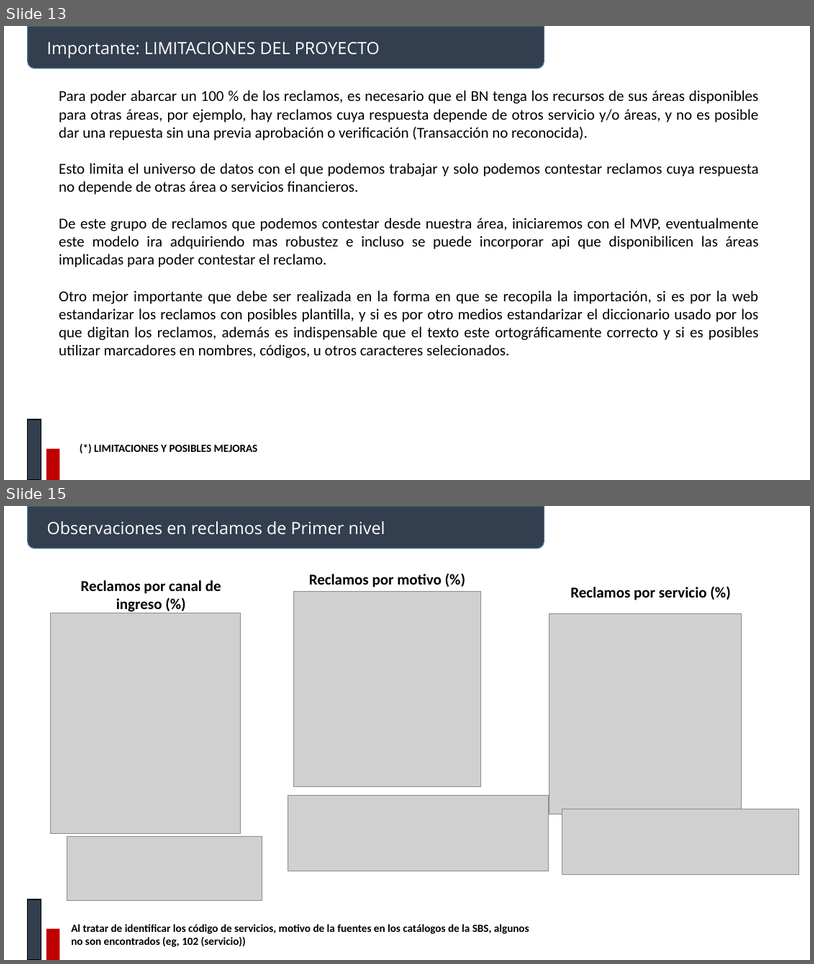
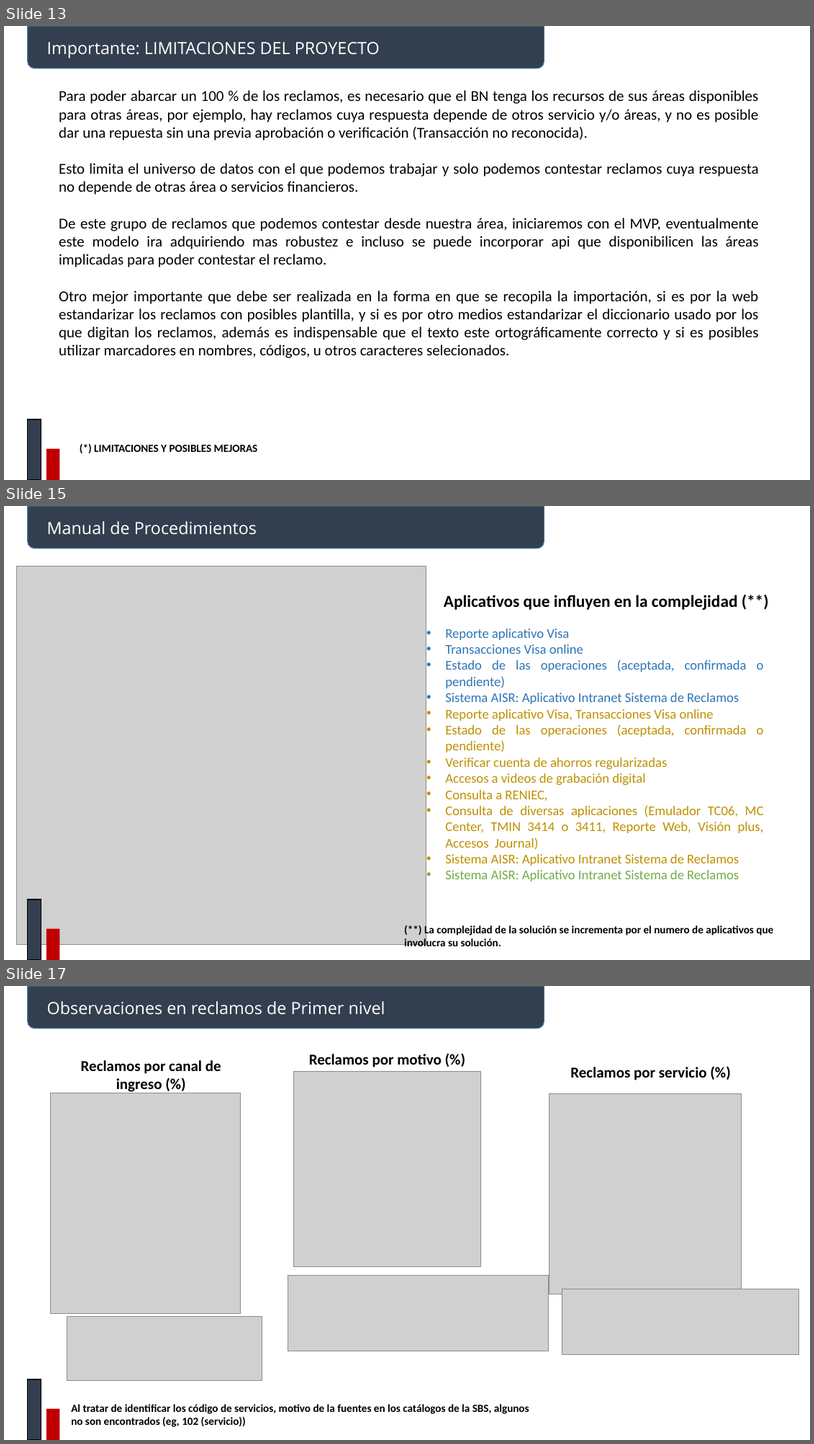
Before and after one commit to johnkbarrera/R2D2, a slide deck: BancoNacion/documentos/Reclamos.pptx. Shown one above the other, each under a label of ours: slides 13 and 15 before the commit, slides 13, 15 and 17 after it; the slides between them are not shown. The pictures are 814x964 and 814x1444 pixels, drawn with LibreOffice and Linux fonts; fonts in the diff are those of the drawing; grey boxes stand for pictures. Boxes give left, top, right and bottom in pixels: in the first picture for what was removed or moved away, otherwise in the second. Text is boxed around its words. In the diff, an @@ line names an element or a change of style, - is before the commit and + after.

Commit message:
Reclamos 03 22

```diff
--- a/BancoNacion/documentos/Reclamos.pptx
+++ b/BancoNacion/documentos/Reclamos.pptx
@@ slide 15 added at bbox=[4, 506, 810, 960], background #FFFFFF @@
@@ round same rect added at bbox=[28, 506, 544, 548], fill #333F50, outline #43739E 1 pt @@
@@ text added at bbox=[47, 521, 257, 535], 20 pt, text #FFFFFF @@
+Manual de Procedimientos
@@ picture added at bbox=[17, 566, 426, 944] @@
@@ text added at bbox=[444, 595, 738, 610], 20 pt, text #000000, bold @@
+Aplicativos que influyen en la complejidad (**)
@@ text added at bbox=[445, 628, 764, 881], 16 pt, text #BF9000 @@
+• Reporte aplicativo Visa
+• Transacciones Visa online
+• Estado de las operaciones (aceptada, confirmada o pendiente)
+• Sistema AISR: Aplicativo Intranet Sistema de Reclamos
+• Reporte aplicativo Visa, Transacciones Visa online
+• Estado de las operaciones (aceptada, confirmada o pendiente)
+• Verificar cuenta de ahorros regularizadas
+• Accesos a videos de grabación digital
+• Consulta a RENIEC,
+• Consulta de diversas aplicaciones (Emulador TC06, MC Center, TMIN 3414 o 3411, Reporte Web, Visión plus, Accesos Journal)
+• Sistema AISR: Aplicativo Intranet Sistema de Reclamos
+• Sistema AISR: Aplicativo Intranet Sistema de Reclamos
@@ rectangle added at bbox=[28, 899, 41, 960], fill #333F50, outline #000000 1 pt @@
@@ rectangle added at bbox=[46, 928, 59, 960], fill #C00000 @@
@@ text added at bbox=[404, 924, 774, 950], 13 pt, text #000000, bold @@
+(**) La complejidad de la solución se incrementa por el numero de aplicativos que involucra su solución.
@@ what was slide 15 is now slide 17 @@
```
Also in this commit, not shown: 1 slide changed, 1 other slide added, 7 other files.
